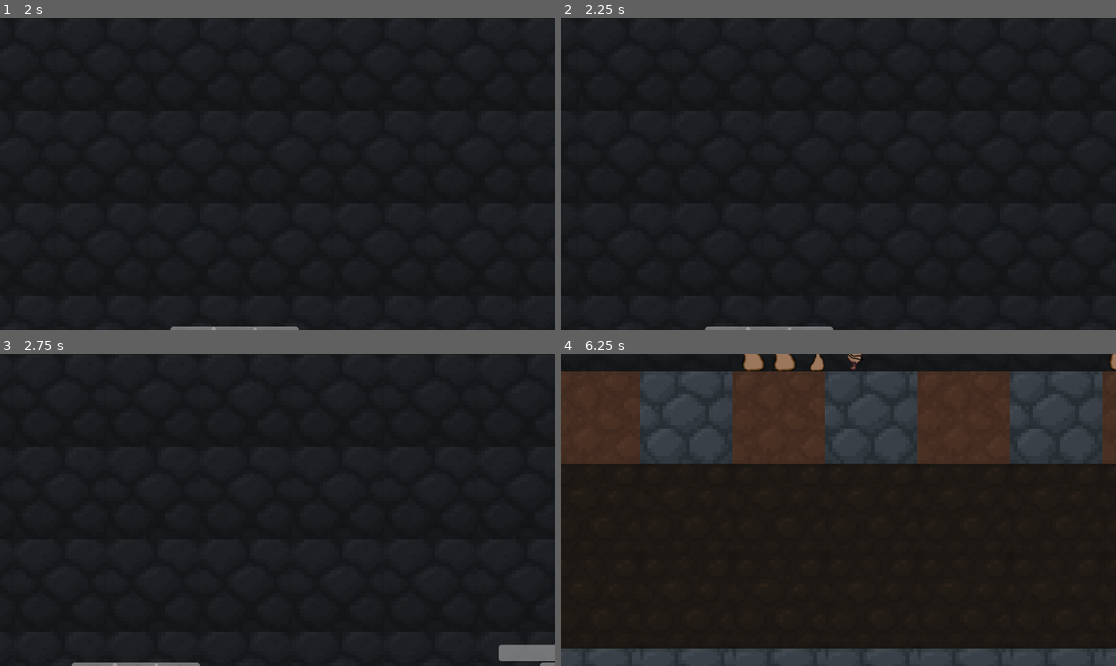
Above: before the commit, frames 1-4 (two rows, left to right).
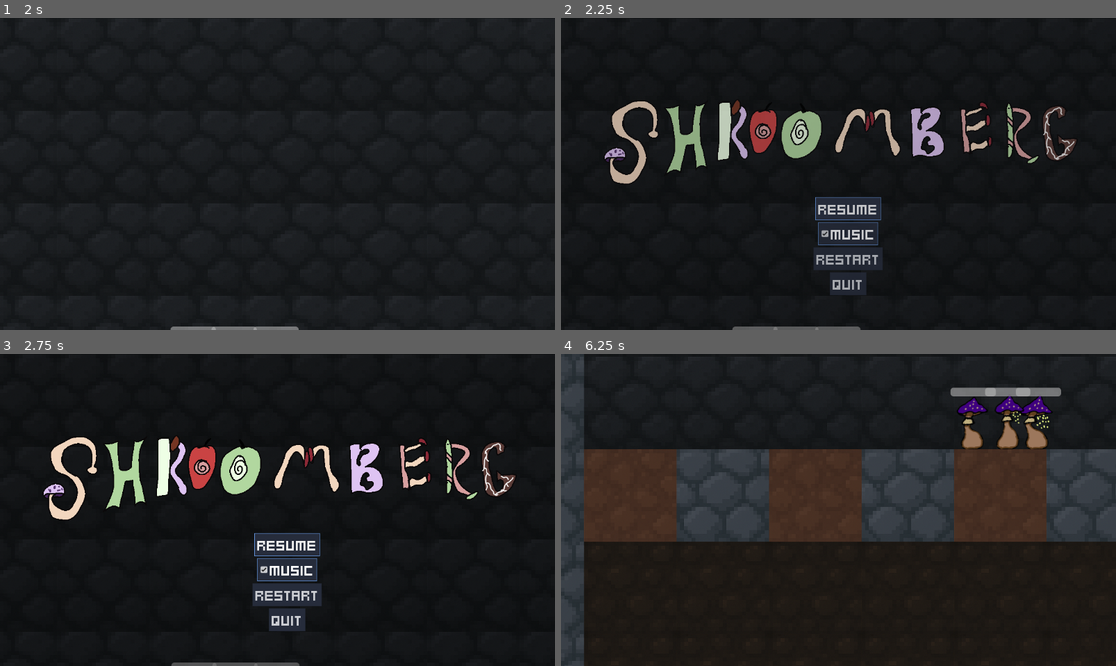
Above: after the commit, the same moments.

Repository: Shroomberg/shroomberg-game
Game: Godot game, scene res://assets/game_root/gameRoot.tscn
The game is run twice, just before and just after one commit, with the same random seed, the same clock (stepped at 60 frames per second) and the same inputs.
Inputs (mouse positions are in pixels of both pictures, inside the frame that each line leads up to):
- Up to frame 1 (2 s): move the mouse to (399, 158) at 0.52 s; hold D (move_right) 0.53-1.25 s; click (399, 158) at 0.67 s; tap Enter at 1.25 s; drag from (166, 189) to (249, 236) at 1.27 s
- Up to frame 2 (2.25 s): tap Space (toggle_pause, bound only after the commit) at 2 s; move the mouse to (894, 105) at 2.02 s; hold D (move_right) from 2.03 s (still down)
- Up to frame 3 (2.75 s): keep holding D (move_right)
- Up to frame 4 (6.25 s): release D (move_right) at 2.75 s; click (849, 594) at 2.75 s, where only the run after the commit has a clickable "Restart"; drag from (810, 572) to (672, 463) at 3.52 s; drag from (610, 588) to (866, 510) at 4.27 s; drag from (805, 510) to (755, 432) at 5.02 s; move the mouse to (788, 432) at 5.77 s; hold S (move_down) from 5.78 s (still down); click (788, 432) at 5.92 s

Frame 1 is identical in both runs. In frame 2, 7.2% of the frame differs, in the area x 7-93%, y 26-100%; in frame 3, 9.4%; in frame 4, 58%, in the area x 0-100%, y 0-100%.

Commit message:
menu can be closed by pressing key again

Diff:
--- a/assets/main_menu/mainMenu.gd
+++ b/assets/main_menu/mainMenu.gd
@@ -64,3 +64,11 @@
 		player.play()
 	else:
 		player.stop()
+
+func _unhandled_input(event: InputEvent) -> void:
+	var tree := get_tree()
+	if event.is_action_pressed(&"toggle_pause"):
+		if tree.paused:
+			tree.paused = not tree.paused
+			close()
+			get_tree().root.set_input_as_handled()
--- a/project.godot
+++ b/project.godot
@@ -53,7 +53,8 @@
 }
 toggle_pause={
 "deadzone": 0.2,
-"events": [Object(InputEventKey,"resource_local_to_scene":fa …(139 unchanged characters)… d":false,"keycode":0,"physical_keycode":4194305,"key_label":0,"unicode":0,"location":0,"echo":false,"script":null)
+"events": [Object(InputEventKey,"resource_local_to_scene":fa …(139 unchanged characters)… d":false,"keycode":0,"physical_keycode":32,"key_label":0,"unicode":0,"location":0,"echo":false,"script":null)
+, Object(InputEventKey,"resource_local_to_scene":false,"resource_name":"","device":0,"window_id":0,"alt_pressed":false,"shift_pressed":false,"ctrl_pressed":false,"meta_pressed":false,"pressed":false,"keycode":0,"physical_keycode":4194341,"key_label":0,"unicode":0,"location":0,"echo":false,"script":null)
 ]
 }
 
